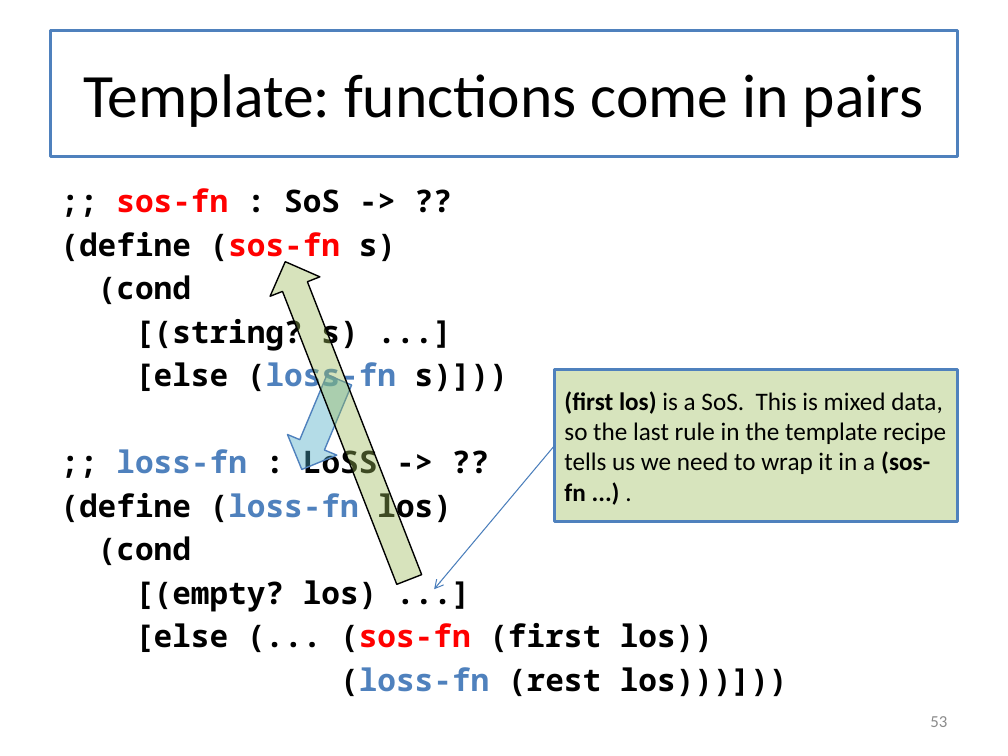
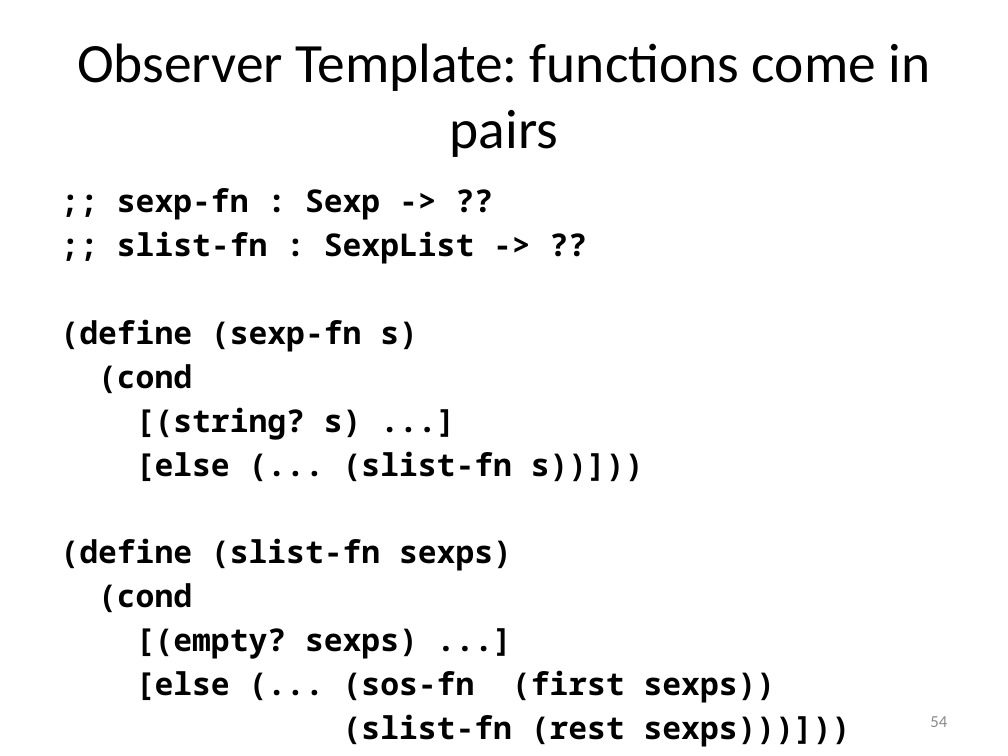
Before and after one commit to mwand/cs5010f17, a slide deck: slide 54 of Slides/Lesson 5.X Trees and Graphs - Combined Slides.pptx (slide 53 before the commit). Drawn at 1008x756 pixels with LibreOffice and Linux fonts; fonts in the diff are those of the drawing. Boxes give left, top, right and bottom in pixels: in the first picture for what was removed or moved away, otherwise in the second. Text is boxed around its words. In the diff, an @@ line names an element or a change of style, - is before the commit and + after.

```diff
--- a/Slides/Lesson 5.X Trees and Graphs - Combined Slides.pptx
+++ b/Slides/Lesson 5.X Trees and Graphs - Combined Slides.pptx
@@ title "Observer Template: functions come in ..." at <box>50,30,958,156</box>: outline #4F81BD 2.25 pt to #4F81BD 2 pt @@
@@ title at <box>77,43,930,157</box>: text changed; size 44 to 39.6 pt @@
-Template: functions come in pairs
+Observer Template: functions come in pairs
@@ text at <box>60,188,474,352</box>: text changed; size 22.2 to 22.4 pt @@
-;; sos-fn : SoS -> ??
-(define (sos-fn s)
+;; sexp-fn : Sexp -> ??
+;; slist-fn : SexpList -> ??
+(define (sexp-fn s)
@@ up arrow removed at <box>260,252,434,589</box> @@
@@ text at <box>98,364,362,613</box>: size 22.2 to 22.4 pt in "(cond", "[(string? s) ...]", "(cond"; indent changed @@
@@ down arrow removed at <box>278,369,364,479</box> @@
@@ rectangle removed at <box>554,370,958,522</box> @@
-(first los) is a SoS. This is mixed data, so the last rule in the template recipe tells us we need to wrap it in a (sos-fn ...) .
@@ arrow removed from (554, 446) to (434, 590) @@
@@ text at <box>60,451,644,571</box>: text changed; size 22.2 to 22.4 pt @@
-[else (loss-fn s)]))
-;; loss-fn : LoSS -> ??
-(define (loss-fn los)
+[else (... (slist-fn s))]))
+(define (slist-fn sexps)
@@ text at <box>136,628,851,747</box>: text changed; size 22.2 to 22.4 pt @@
-[(empty? los) ...]
-[else (... (sos-fn (first los))
-(loss-fn (rest los)))]))
+[(empty? sexps) ...]
+[else (... (sos-fn (first sexps))
+(slist-fn (rest sexps)))]))
@@ page number at <box>930,716,947,727</box>: text changed @@
-53
+54
```
Also in this commit, not shown: 5 other slides changed, 5 slides added, 6 slides removed, 2 other files.
